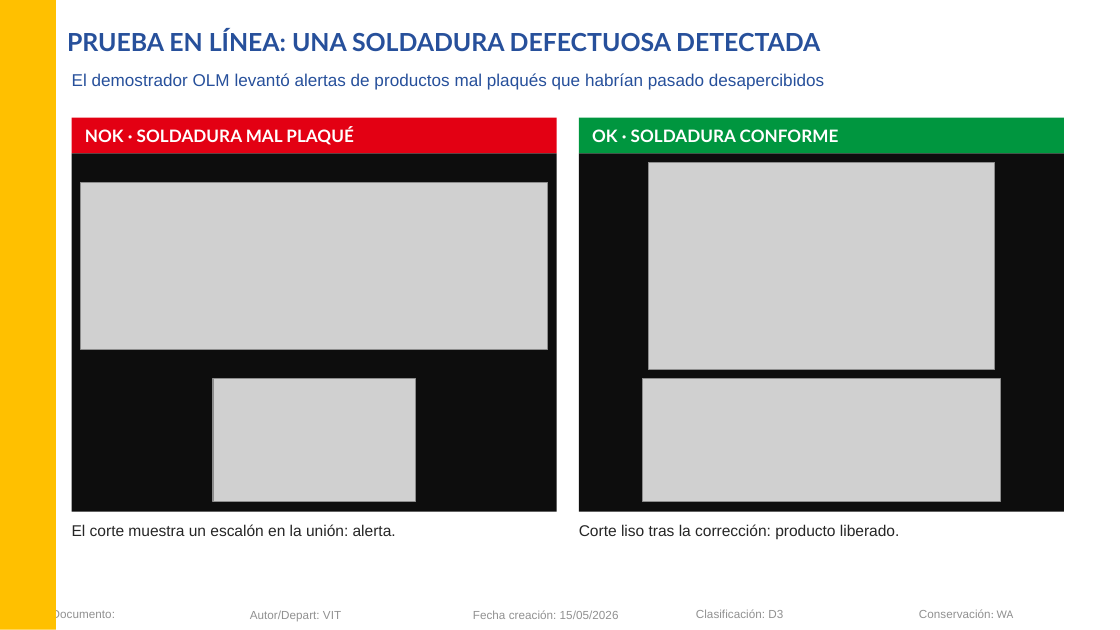
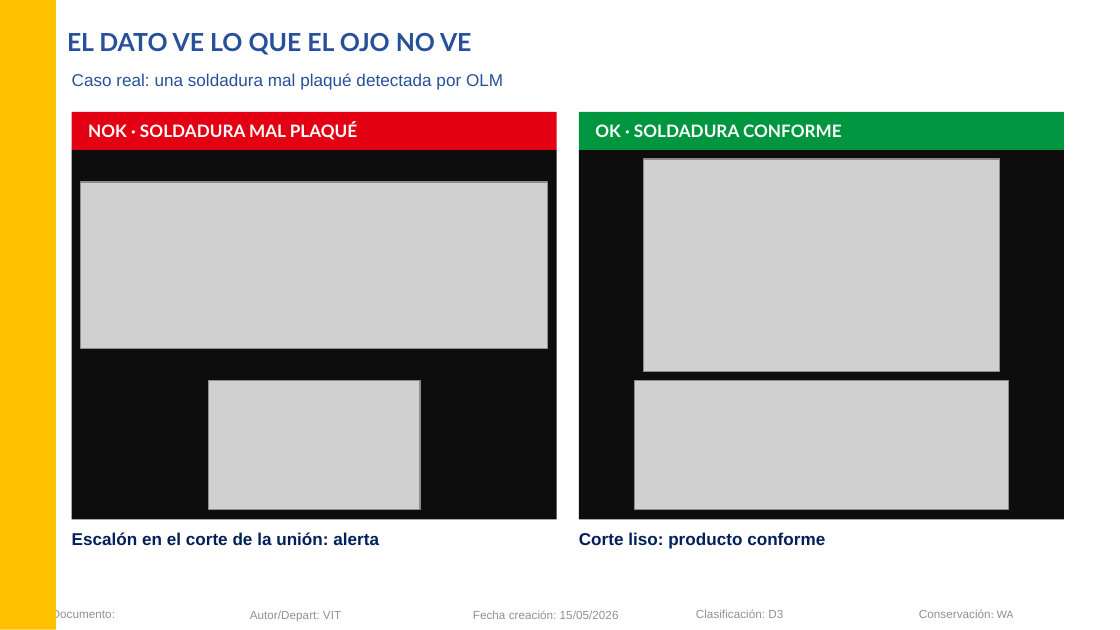
Before and after one commit to Asierenux/blank-app, a slide deck: slide 8 of presentaciones/Michelin_Hyundai_Fabricacion_Digital_ES.pptx (slide 13 before the commit). Drawn at 1120x630 pixels with LibreOffice and Linux fonts; fonts in the diff are those of the drawing; grey boxes stand for pictures; background and template pictures are left out. Boxes give left, top, right and bottom in pixels: in the first picture for what was removed or moved away, otherwise in the second. Text is boxed around its words. In the diff, an @@ line names an element or a change of style, - is before the commit and + after.

```diff
--- a/presentaciones/Michelin_Hyundai_Fabricacion_Digital_ES.pptx
+++ b/presentaciones/Michelin_Hyundai_Fabricacion_Digital_ES.pptx
@@ title at [67, 33, 472, 55]: text changed @@
-PRUEBA EN LÍNEA: UNA SOLDADURA DEFECTUOSA DETECTADA
+EL DATO VE LO QUE EL OJO NO VE
@@ text at [72, 73, 503, 90]: text changed @@
-El demostrador OLM levantó alertas de productos mal plaqués que habrían pasado desapercibidos
+Caso real: una soldadura mal plaqué detectada por OLM
@@ rectangle: place and size @@
-rectangle at [72, 118, 557, 153]
+rectangle at [72, 112, 557, 150]
@@ text "NOK · SOLDADURA MAL PLAQUÉ": place and size @@
-text "NOK · SOLDADURA MAL PLAQUÉ" at [85, 127, 353, 145]
+text "NOK · SOLDADURA MAL PLAQUÉ" at [88, 123, 357, 140]
@@ rectangle: place and size @@
-rectangle at [579, 118, 1064, 153]
+rectangle at [579, 112, 1064, 150]
@@ text "OK · SOLDADURA CONFORME": place and size @@
-text "OK · SOLDADURA CONFORME" at [592, 129, 839, 142]
+text "OK · SOLDADURA CONFORME" at [595, 124, 842, 137]
@@ rectangle: place and size @@
-rectangle at [72, 153, 557, 512]
+rectangle at [72, 150, 557, 520]
@@ rectangle: place and size @@
-rectangle at [579, 153, 1064, 512]
+rectangle at [579, 150, 1064, 520]
@@ picture: place and size @@
-picture at [648, 162, 995, 370]
+picture at [644, 159, 1000, 372]
@@ picture: place and size @@
-picture at [213, 379, 416, 502]
+picture at [208, 381, 420, 510]
@@ picture: place and size @@
-picture at [643, 379, 1000, 502]
+picture at [635, 381, 1009, 510]
@@ text at [72, 532, 379, 545]: text changed; size 10 to 11 pt; text colour #262626 to #00205B; bold on @@
-El corte muestra un escalón en la unión: alerta.
+Escalón en el corte de la unión: alerta
@@ text at [579, 532, 825, 549]: text changed; size 10 to 11 pt; text colour #262626 to #00205B; bold on @@
-Corte liso tras la corrección: producto liberado.
+Corte liso: producto conforme
```
Also in this commit, not shown: 3 other slides changed, 15 slides added, 15 slides removed.
